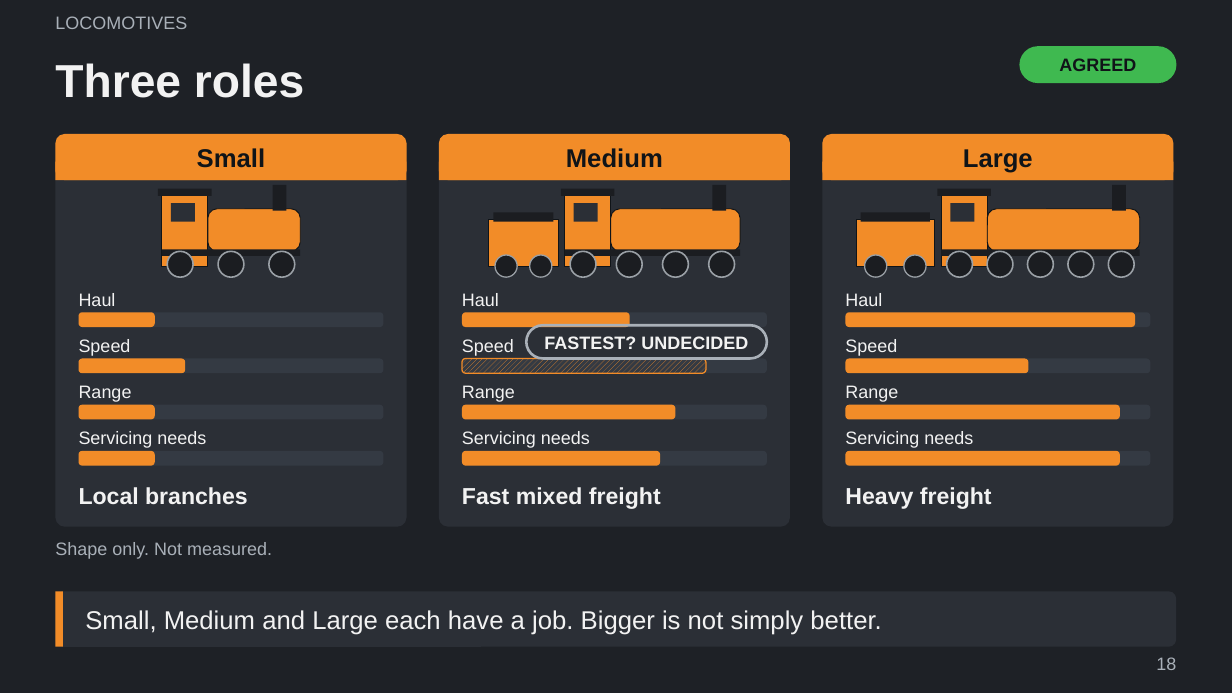
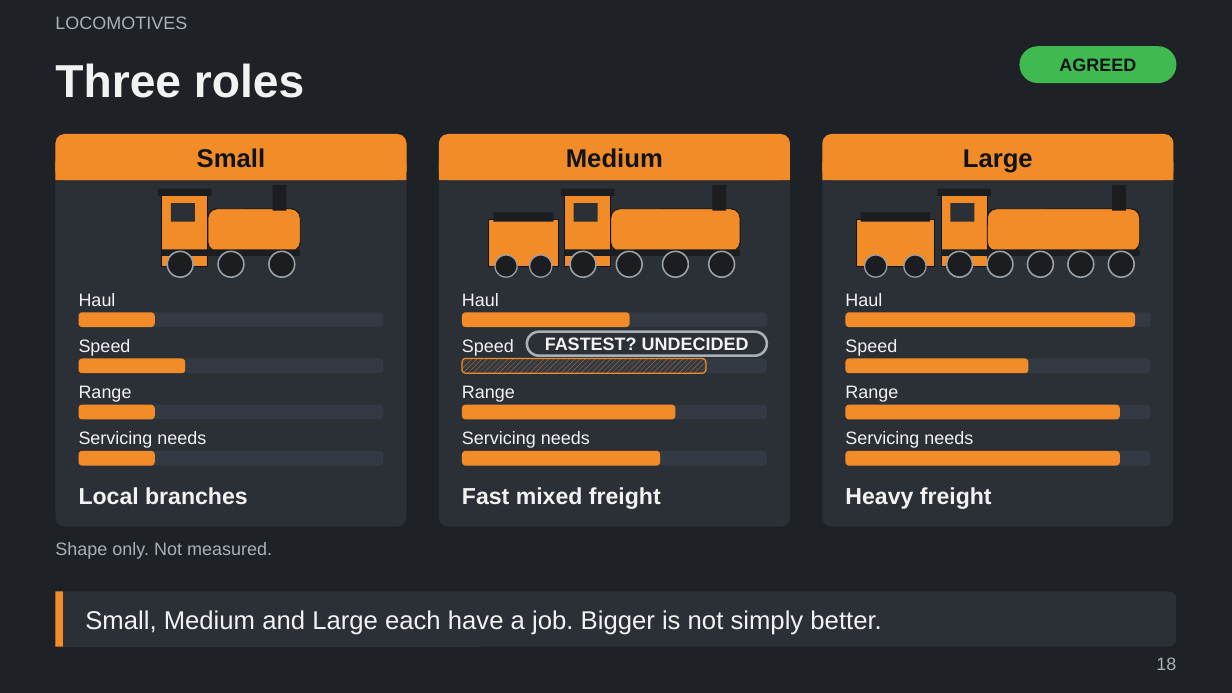
Before and after one commit to Tarenkookoo/Satisfactory---Early-Locomotion, a slide deck: slide 18 of Reporting/Claude Presents/Early_Locomotion_Explained.pptx. Drawn at 1232x693 pixels with LibreOffice and Linux fonts; fonts in the diff are those of the drawing. Boxes give left, top, right and bottom in pixels: in the first picture for what was removed or moved away, otherwise in the second. Text is boxed around its words. In the diff, an @@ line names an element or a change of style, - is before the commit and + after.

```diff
--- a/Reporting/Claude Presents/Early_Locomotion_Explained.pptx
+++ b/Reporting/Claude Presents/Early_Locomotion_Explained.pptx
@@ rounded rectangle "FASTEST? UNDECIDED": place and size @@
-rounded rectangle "FASTEST? UNDECIDED" at box(527, 325, 767, 359)
+rounded rectangle "FASTEST? UNDECIDED" at box(527, 332, 767, 356)
```
Also in this commit, not shown: 2 other slides changed, 4 other files.
